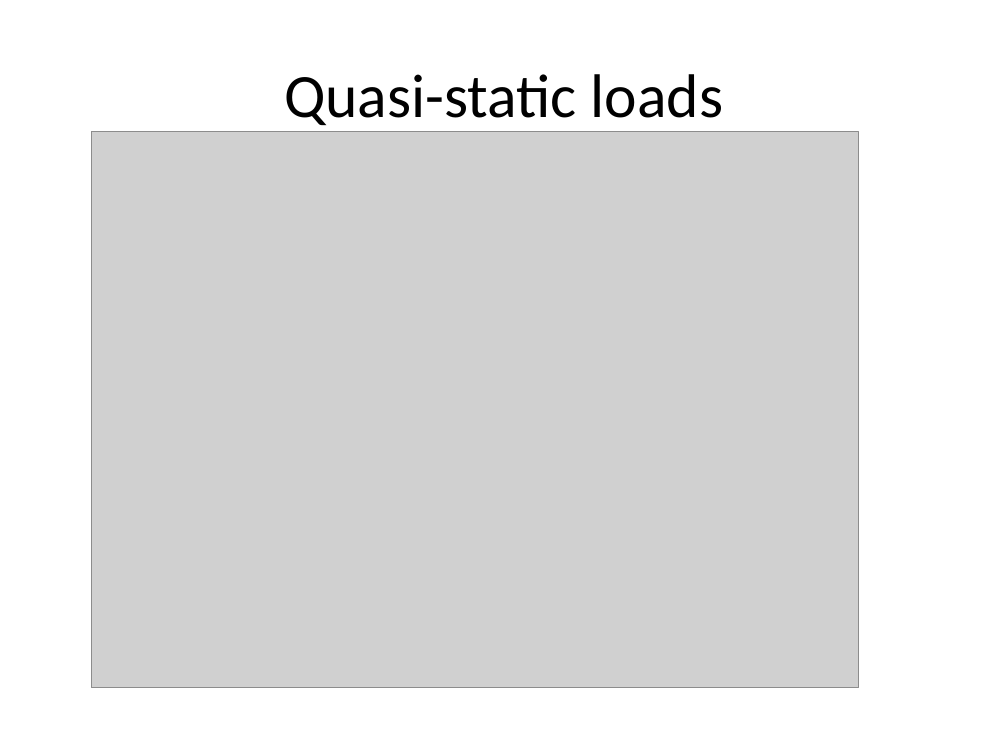
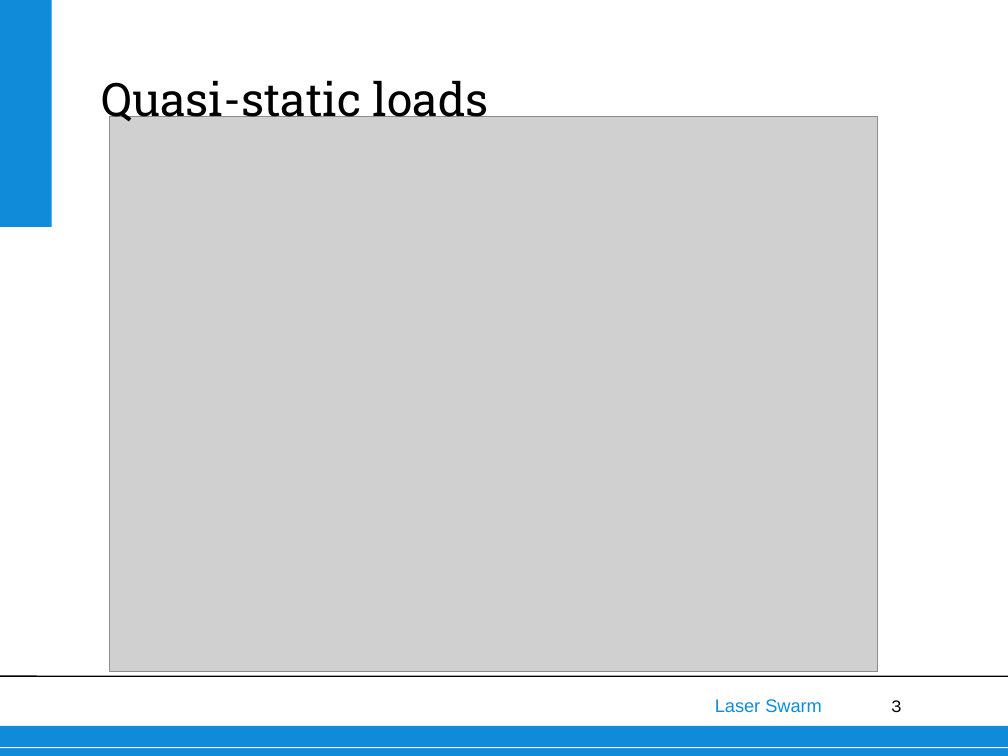
Before and after one commit to thewisenerd/laser-swarm, a slide deck: slide 3 of finalPresentation/subsections/Launch loads.ppt. Drawn at 1008x756 pixels with LibreOffice and Linux fonts; fonts in the diff are those of the drawing; grey boxes stand for pictures; background and template pictures are left out. Boxes give left, top, right and bottom in pixels: in the first picture for what was removed or moved away, otherwise in the second. Text is boxed around its words. In the diff, an @@ line names an element or a change of style, - is before the commit and + after.

Commit message:
Added Launch loads

```diff
--- a/finalPresentation/subsections/Launch loads.ppt
+++ b/finalPresentation/subsections/Launch loads.ppt
@@ rectangle added at bbox=[0, 0, 51, 227], fill #108BD9 @@
@@ text "Quasi-static loads": place and size @@
-text "Quasi-static loads" at bbox=[284, 74, 723, 132]
+text "Quasi-static loads" at bbox=[101, 80, 489, 127]
@@ text "Quasi-static loads" at bbox=[101, 80, 489, 127]: size 44 to 33 pt, font Calibri to Roboto Slab; alignment centre to left; indent changed; vertical alignment middle to bottom @@
@@ picture: place and size @@
-picture at bbox=[91, 132, 858, 688]
+picture at bbox=[110, 116, 877, 672]
@@ line added from (0, 676) to (1008, 676), #000000 0.99 pt @@
@@ text added at bbox=[715, 699, 822, 712], 13 pt, text #108BD9 @@
+Laser Swarm
@@ page number added at bbox=[891, 700, 902, 713], 13 pt, text #000000 @@
+3
@@ rectangle added at bbox=[0, 726, 1008, 756], fill #108BD9 @@
@@ line added from (0, 748) to (1008, 748), #FFFFFF 0.74 pt @@
```
Also in this commit, not shown: 7 other slides changed, 1 other file.
